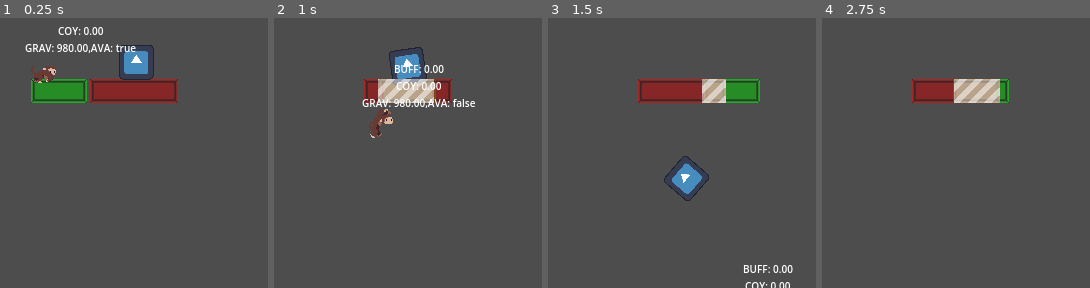
Above: before the commit, frames 1-4 (left to right).
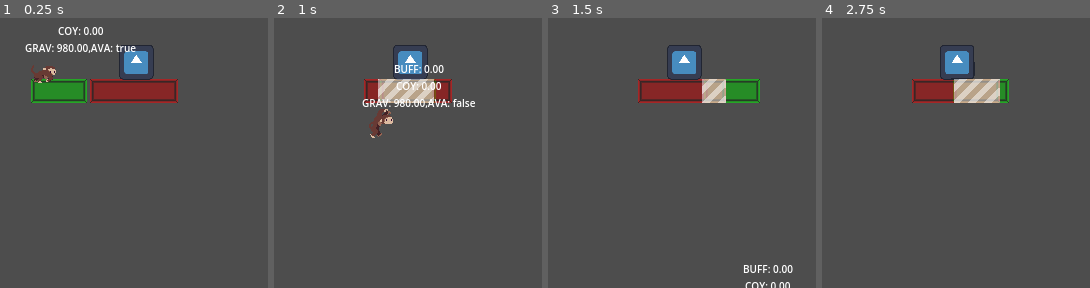
Above: after the commit, the same moments.

Repository: avaxar/phase-reveal
Game: Godot game, scene res://level/level.tscn
Two runs of this game, one before a commit and one after it. Both use one fixed random seed, a clock stepped at 60 frames per second and the inputs below. The engine's default icon, where the game draws it, is replaced by a stand-in: a white triangle on a blue panel in a dark square.
Inputs (mouse positions are in pixels of both pictures, inside the frame that each line leads up to):
- Up to frame 1 (0.25 s): no input
- Up to frame 2 (1 s): move the mouse to (539, 139) at 0.52 s; hold D (right) from 0.53 s (still down); tap W (jump) at 0.77 s
- Up to frame 3 (1.5 s): keep holding D (right); move the mouse to (612, 166) at 1.27 s
- Up to frame 4 (2.75 s): tap W (jump) at 1.52 s; move the mouse to (1028, 93) at 2.02 s; release D (right) at 2.03 s; hold A (left) from 2.03 s (still down)

Frame 1 is identical in both runs. In frame 2, 0.8% of the frame differs, in the area x 42-58%, y 10-25%; in frame 3, 1.9%, in the area x 43-61%, y 10-68%; in frame 4, 1.0%.

Commit message:
Added Physics Layers for the tile set

Diff:
--- a/level/tileset.tres
+++ b/level/tileset.tres
@@ -13,11 +13,17 @@
 21:0/0 = 0
 22:0/0 = 0
 1:1/0 = 0
+1:1/0/physics_layer_0/polygon_0/points = PackedVector2Array(-8, -8, 8, -8, 8, 8, -8, 8)
 2:1/0 = 0
+2:1/0/physics_layer_0/polygon_0/points = PackedVector2Array(-8, -8, 8, -8, 8, 8, -8, 8)
 3:1/0 = 0
+3:1/0/physics_layer_0/polygon_0/points = PackedVector2Array(-8, -8, 8, -8, 8, 8, -8, 8)
 4:1/0 = 0
+4:1/0/physics_layer_0/polygon_0/points = PackedVector2Array(-8, -8, 8, -8, 8, 8, -8, 8)
 5:1/0 = 0
+5:1/0/physics_layer_0/polygon_0/points = PackedVector2Array(-8, -8, 8, -8, 8, 8, -8, 8)
 6:1/0 = 0
+6:1/0/physics_layer_0/polygon_0/points = PackedVector2Array(-8, -8, 8, -8, 8, 8, -8, 8)
 8:1/0 = 0
 9:1/0 = 0
 10:1/0 = 0
@@ -26,66 +32,102 @@
 13:1/0 = 0
 14:1/0 = 0
 16:1/0 = 0
+16:1/0/physics_layer_1/polygon_0/points = PackedVector2Array(-4, -8, -4, 8, -8, 8, -8, -8)
 17:1/0 = 0
+17:1/0/physics_layer_1/polygon_0/points = PackedVector2Array(-8, 4, 8, 4, 8, 8, -8, 8)
 19:1/0 = 0
 20:1/0 = 0
 21:1/0 = 0
 22:1/0 = 0
 1:2/0 = 0
+1:2/0/physics_layer_0/polygon_0/points = PackedVector2Array(-8, -8, 8, -8, 8, 8, -8, 8)
 2:2/0 = 0
+2:2/0/physics_layer_0/polygon_0/points = PackedVector2Array(-8, -8, 8, -8, 8, 8, -8, 8)
 3:2/0 = 0
+3:2/0/physics_layer_0/polygon_0/points = PackedVector2Array(-8, -8, 8, -8, 8, 8, -8, 8)
 4:2/0 = 0
+4:2/0/physics_layer_0/polygon_0/points = PackedVector2Array(-8, -8, 8, -8, 8, 8, -8, 8)
 5:2/0 = 0
+5:2/0/physics_layer_0/polygon_0/points = PackedVector2Array(-8, -8, 8, -8, 8, 8, -8, 8)
 6:2/0 = 0
+6:2/0/physics_layer_0/polygon_0/points = PackedVector2Array(-8, -8, 8, -8, 8, 8, -8, 8)
 11:2/0 = 0
 12:2/0 = 0
 13:2/0 = 0
 14:2/0 = 0
 16:2/0 = 0
+16:2/0/physics_layer_1/polygon_0/points = PackedVector2Array(4, 8, 4, -8, 8, -8, 8, 8)
 17:2/0 = 0
+17:2/0/physics_layer_1/polygon_0/points = PackedVector2Array(8, -4, -8, -4, -8, -8, 8, -8)
 23:2/0 = 0
+23:2/0/physics_layer_0/polygon_0/points = PackedVector2Array(4, 4, 8, 4, 8, 8, 4, 8)
 24:2/0 = 0
+24:2/0/physics_layer_0/polygon_0/points = PackedVector2Array(-8, 4, 8, 4, 8, 8, -8, 8)
 25:2/0 = 0
+25:2/0/physics_layer_0/polygon_0/points = PackedVector2Array(-4, 4, -4, 8, -8, 8, -8, 4)
 1:3/0 = 0
+1:3/0/physics_layer_0/polygon_0/points = PackedVector2Array(-8, -8, 8, -8, 8, 8, -8, 8)
 2:3/0 = 0
+2:3/0/physics_layer_0/polygon_0/points = PackedVector2Array(-8, -8, 8, -8, 8, 8, -8, 8)
 3:3/0 = 0
+3:3/0/physics_layer_0/polygon_0/points = PackedVector2Array(-8, -8, 8, -8, 8, 8, -8, 8)
 4:3/0 = 0
+4:3/0/physics_layer_0/polygon_0/points = PackedVector2Array(-8, -8, 8, -8, 8, 8, -8, 8)
 5:3/0 = 0
+5:3/0/physics_layer_0/polygon_0/points = PackedVector2Array(-8, -8, 8, -8, 8, 8, -8, 8)
 6:3/0 = 0
+6:3/0/physics_layer_0/polygon_0/points = PackedVector2Array(-8, -8, 8, -8, 8, 8, -8, 8)
 8:3/0 = 0
 11:3/0 = 0
 12:3/0 = 0
 13:3/0 = 0
 14:3/0 = 0
 16:3/0 = 0
+16:3/0/physics_layer_1/polygon_0/points = PackedVector2Array(-8, 8, -8, 4, 4, 4, 4, -8, 8, -8, 8, 8)
 17:3/0 = 0
+17:3/0/physics_layer_1/polygon_0/points = PackedVector2Array(-8, -8, -4, -8, -4, 4, 8, 4, 8, 8, -8, 8)
 18:3/0 = 0
 19:3/0 = 0
 20:3/0 = 0
 22:3/0 = 0
 23:3/0 = 0
+23:3/0/physics_layer_0/polygon_0/points = PackedVector2Array(4, 8, 4, -8, 8, -8, 8, 8)
 24:3/0 = 0
 25:3/0 = 0
+25:3/0/physics_layer_0/polygon_0/points = PackedVector2Array(-4, -8, -4, 8, -8, 8, -8, -8)
 1:4/0 = 0
+1:4/0/physics_layer_0/polygon_0/points = PackedVector2Array(-8, -8, 8, -8, 8, 8, -8, 8)
 2:4/0 = 0
+2:4/0/physics_layer_0/polygon_0/points = PackedVector2Array(-8, -8, 8, -8, 8, 8, -8, 8)
 3:4/0 = 0
+3:4/0/physics_layer_0/polygon_0/points = PackedVector2Array(-8, -8, 8, -8, 8, 8, -8, 8)
 4:4/0 = 0
+4:4/0/physics_layer_0/polygon_0/points = PackedVector2Array(-8, -8, 8, -8, 8, 8, -8, 8)
 11:4/0 = 0
 12:4/0 = 0
 13:4/0 = 0
 14:4/0 = 0
 16:4/0 = 0
+16:4/0/physics_layer_1/polygon_0/points = PackedVector2Array(8, 8, 4, 8, 4, -4, -8, -4, -8, -8, 8, -8)
 17:4/0 = 0
+17:4/0/physics_layer_1/polygon_0/points = PackedVector2Array(8, -8, 8, -4, -4, -4, -4, 8, -8, 8, -8, -8)
 18:4/0 = 0
 19:4/0 = 0
 20:4/0 = 0
 23:4/0 = 0
+23:4/0/physics_layer_0/polygon_0/points = PackedVector2Array(4, -4, 4, -8, 8, -8, 8, -4)
 24:4/0 = 0
+24:4/0/physics_layer_0/polygon_0/points = PackedVector2Array(8, -4, -8, -4, -8, -8, 8, -8)
 25:4/0 = 0
+25:4/0/physics_layer_0/polygon_0/points = PackedVector2Array(-4, -4, -8, -4, -8, -8, -4, -8)
 1:5/0 = 0
+1:5/0/physics_layer_0/polygon_0/points = PackedVector2Array(-8, -8, 8, -8, 8, 8, -8, 8)
 2:5/0 = 0
+2:5/0/physics_layer_0/polygon_0/points = PackedVector2Array(-8, -8, 8, -8, 8, 8, -8, 8)
 3:5/0 = 0
+3:5/0/physics_layer_0/polygon_0/points = PackedVector2Array(-8, -8, 8, -8, 8, 8, -8, 8)
 4:5/0 = 0
+4:5/0/physics_layer_0/polygon_0/points = PackedVector2Array(-8, -8, 8, -8, 8, 8, -8, 8)
 11:5/0 = 0
 12:5/0 = 0
 13:5/0 = 0
@@ -95,11 +137,17 @@
 19:5/0 = 0
 20:5/0 = 0
 1:6/0 = 0
+1:6/0/physics_layer_0/polygon_0/points = PackedVector2Array(-8, -8, 8, -8, 8, 8, -8, 8)
 2:6/0 = 0
+2:6/0/physics_layer_0/polygon_0/points = PackedVector2Array(-8, -8, 8, -8, 8, 8, -8, 8)
 3:6/0 = 0
+3:6/0/physics_layer_0/polygon_0/points = PackedVector2Array(-8, -8, 8, -8, 8, 8, -8, 8)
 4:6/0 = 0
+4:6/0/physics_layer_0/polygon_0/points = PackedVector2Array(-8, -8, 8, -8, 8, 8, -8, 8)
 5:6/0 = 0
+5:6/0/physics_layer_0/polygon_0/points = PackedVector2Array(-8, -8, 8, -8, 8, 8, -8, 8)
 6:6/0 = 0
+6:6/0/physics_layer_0/polygon_0/points = PackedVector2Array(-8, -8, 8, -8, 8, 8, -8, 8)
 11:6/0 = 0
 12:6/0 = 0
 13:6/0 = 0
@@ -108,11 +156,17 @@
 24:6/0 = 0
 25:6/0 = 0
 1:7/0 = 0
+1:7/0/physics_layer_0/polygon_0/points = PackedVector2Array(-8, -8, 8, -8, 8, 8, -8, 8)
 3:7/0 = 0
+3:7/0/physics_layer_0/polygon_0/points = PackedVector2Array(-8, -8, 8, -8, 8, 8, -8, 8)
 4:7/0 = 0
+4:7/0/physics_layer_0/polygon_0/points = PackedVector2Array(-8, -8, 8, -8, 8, 8, -8, 8)
 6:7/0 = 0
+6:7/0/physics_layer_0/polygon_0/points = PackedVector2Array(-8, -8, 8, -8, 8, 8, -8, 8)
 7:7/0 = 0
+7:7/0/physics_layer_0/polygon_0/points = PackedVector2Array(-8, -8, 8, -8, 8, 8, -8, 8)
 8:7/0 = 0
+8:7/0/physics_layer_0/polygon_0/points = PackedVector2Array(-8, -8, 8, -8, 8, 8, -8, 8)
 11:7/0 = 0
 12:7/0 = 0
 13:7/0 = 0
@@ -121,28 +175,41 @@
 24:7/0 = 0
 25:7/0 = 0
 1:8/0 = 0
+1:8/0/physics_layer_0/polygon_0/points = PackedVector2Array(-8, -8, 8, -8, 8, 8, -8, 8)
 2:8/0 = 0
+2:8/0/physics_layer_0/polygon_0/points = PackedVector2Array(-8, -8, 8, -8, 8, 8, -8, 8)
 3:8/0 = 0
+3:8/0/physics_layer_0/polygon_0/points = PackedVector2Array(-8, -8, 8, -8, 8, 8, -8, 8)
 4:8/0 = 0
+4:8/0/physics_layer_0/polygon_0/points = PackedVector2Array(-8, -8, 8, -8, 8, 8, -8, 8)
 5:8/0 = 0
+5:8/0/physics_layer_0/polygon_0/points = PackedVector2Array(-8, -8, 8, -8, 8, 8, -8, 8)
 6:8/0 = 0
+6:8/0/physics_layer_0/polygon_0/points = PackedVector2Array(-8, -8, 8, -8, 8, 8, -8, 8)
 16:8/0 = 0
 17:8/0 = 0
 22:8/0 = 0
 23:8/0 = 0
 24:8/0 = 0
 1:9/0 = 0
+1:9/0/physics_layer_0/polygon_0/points = PackedVector2Array(-8, -8, 8, -8, 8, 8, -8, 8)
 2:9/0 = 0
+2:9/0/physics_layer_0/polygon_0/points = PackedVector2Array(-8, -8, 8, -8, 8, 8, -8, 8)
 3:9/0 = 0
+3:9/0/physics_layer_0/polygon_0/points = PackedVector2Array(-8, -8, 8, -8, 8, 8, -8, 8)
 4:9/0 = 0
+4:9/0/physics_layer_0/polygon_0/points = PackedVector2Array(-8, -8, 8, -8, 8, 8, -8, 8)
 5:9/0 = 0
 6:9/0 = 0
 7:9/0 = 0
 8:9/0 = 0
 9:9/0 = 0
 10:9/0 = 0
+10:9/0/physics_layer_0/polygon_0/points = PackedVector2Array(-8, -8, 8, -8, 8, 8, -8, 8)
 11:9/0 = 0
+11:9/0/physics_layer_0/polygon_0/points = PackedVector2Array(-8, -8, 8, -8, 8, 8, -8, 8)
 12:9/0 = 0
+12:9/0/physics_layer_0/polygon_0/points = PackedVector2Array(-8, -8, 8, -8, 8, 8, -8, 8)
 13:9/0 = 0
 14:9/0 = 0
 15:9/0 = 0
@@ -158,16 +225,23 @@
 26:9/0 = 0
 27:9/0 = 0
 1:10/0 = 0
+1:10/0/physics_layer_0/polygon_0/points = PackedVector2Array(-8, -8, 8, -8, 8, 8, -8, 8)
 2:10/0 = 0
+2:10/0/physics_layer_0/polygon_0/points = PackedVector2Array(-8, -8, 8, -8, 8, 8, -8, 8)
 3:10/0 = 0
+3:10/0/physics_layer_0/polygon_0/points = PackedVector2Array(-8, -8, 8, -8, 8, 8, -8, 8)
 4:10/0 = 0
+4:10/0/physics_layer_0/polygon_0/points = PackedVector2Array(-8, -8, 8, -8, 8, 8, -8, 8)
 5:10/0 = 0
 6:10/0 = 0
 7:10/0 = 0
 9:10/0 = 0
 10:10/0 = 0
+10:10/0/physics_layer_0/polygon_0/points = PackedVector2Array(-8, -8, 8, -8, 8, 8, -8, 8)
 11:10/0 = 0
+11:10/0/physics_layer_0/polygon_0/points = PackedVector2Array(-8, -8, 8, -8, 8, 8, -8, 8)
 12:10/0 = 0
+12:10/0/physics_layer_0/polygon_0/points = PackedVector2Array(-8, -8, 8, -8, 8, 8, -8, 8)
 13:10/0 = 0
 14:10/0 = 0
 16:10/0 = 0
@@ -184,17 +258,24 @@
 28:10/0 = 0
 29:10/0 = 0
 1:11/0 = 0
+1:11/0/physics_layer_0/polygon_0/points = PackedVector2Array(0, 0, 8, -8, 8, 8, -8, 8)
 2:11/0 = 0
+2:11/0/physics_layer_0/polygon_0/points = PackedVector2Array(0, 0, 8, 8, -8, 8, -8, -8)
 3:11/0 = 0
+3:11/0/physics_layer_0/polygon_0/points = PackedVector2Array(0, 0, 8, -8, 8, 8, -8, 8)
 4:11/0 = 0
+4:11/0/physics_layer_0/polygon_0/points = PackedVector2Array(0, 0, 8, 8, -8, 8, -8, -8)
 5:11/0 = 0
 6:11/0 = 0
 7:11/0 = 0
 8:11/0 = 0
 9:11/0 = 0
 10:11/0 = 0
+10:11/0/physics_layer_0/polygon_0/points = PackedVector2Array(-8, -8, 8, -8, 8, 8, -8, 8)
 11:11/0 = 0
+11:11/0/physics_layer_0/polygon_0/points = PackedVector2Array(-8, -8, 8, -8, 8, 8, -8, 8)
 12:11/0 = 0
+12:11/0/physics_layer_0/polygon_0/points = PackedVector2Array(-8, -8, 8, -8, 8, 8, -8, 8)
 17:11/0 = 0
 18:11/0 = 0
 19:11/0 = 0
@@ -208,9 +289,13 @@
 27:11/0 = 0
 28:11/0 = 0
 1:12/0 = 0
+1:12/0/physics_layer_0/polygon_0/points = PackedVector2Array(0, 0, -8, -8, 8, -8, 8, 8)
 2:12/0 = 0
+2:12/0/physics_layer_0/polygon_0/points = PackedVector2Array(0, 0, -8, 8, -8, -8, 8, -8)
 3:12/0 = 0
+3:12/0/physics_layer_0/polygon_0/points = PackedVector2Array(0, 0, -8, -8, 8, -8, 8, 8)
 4:12/0 = 0
+4:12/0/physics_layer_0/polygon_0/points = PackedVector2Array(0, 0, -8, 8, -8, -8, 8, -8)
 5:12/0 = 0
 6:12/0 = 0
 7:12/0 = 0
@@ -230,9 +315,17 @@
 28:12/0 = 0
 29:12/0 = 0
 1:13/0 = 0
+1:13/0/physics_layer_0/polygon_0/points = PackedVector2Array(0, 0, 8, -8, 8, 8, -8, 8)
+1:13/0/physics_layer_1/polygon_0/points = PackedVector2Array(-4, 0, 0, -4, 4, -4, 0, 0, -4, 4)
 2:13/0 = 0
+2:13/0/physics_layer_0/polygon_0/points = PackedVector2Array(0, 0, 8, 8, -8, 8, -8, -8)
+2:13/0/physics_layer_1/polygon_0/points = PackedVector2Array(0, -4, 4, 0, 4, 4, 0, 0, -4, -4)
 3:13/0 = 0
+3:13/0/physics_layer_0/polygon_0/points = PackedVector2Array(0, 0, 8, -8, 8, 8, -8, 8)
+3:13/0/physics_layer_1/polygon_0/points = PackedVector2Array(-4, 0, 0, -4, 4, -4, 0, 0, -4, 4)
 4:13/0 = 0
+4:13/0/physics_layer_0/polygon_0/points = PackedVector2Array(0, 0, 8, 8, -8, 8, -8, -8)
+4:13/0/physics_layer_1/polygon_0/points = PackedVector2Array(0, -4, 4, 0, 4, 4, 0, 0, -4, -4)
 7:13/0 = 0
 9:13/0 = 0
 11:13/0 = 0
@@ -253,9 +346,17 @@
 28:13/0 = 0
 29:13/0 = 0
 1:14/0 = 0
+1:14/0/physics_layer_0/polygon_0/points = PackedVector2Array(0, 0, -8, -8, 8, -8, 8, 8)
+1:14/0/physics_layer_1/polygon_0/points = PackedVector2Array(0, 4, -4, 0, -4, -4, 0, 0, 4, 4)
 2:14/0 = 0
+2:14/0/physics_layer_0/polygon_0/points = PackedVector2Array(0, 0, -8, 8, -8, -8, 8, -8)
+2:14/0/physics_layer_1/polygon_0/points = PackedVector2Array(4, 0, 0, 4, -4, 4, 0, 0, 4, -4)
 3:14/0 = 0
+3:14/0/physics_layer_0/polygon_0/points = PackedVector2Array(0, 0, -8, -8, 8, -8, 8, 8)
+3:14/0/physics_layer_1/polygon_0/points = PackedVector2Array(0, 4, -4, 0, -4, -4, 0, 0, 4, 4)
 4:14/0 = 0
+4:14/0/physics_layer_0/polygon_0/points = PackedVector2Array(0, 0, -8, 8, -8, -8, 8, -8)
+4:14/0/physics_layer_1/polygon_0/points = PackedVector2Array(4, 0, 0, 4, -4, 4, 0, 0, 4, -4)
 7:14/0 = 0
 8:14/0 = 0
 9:14/0 = 0
@@ -289,4 +390,7 @@
 27:15/0 = 0
 
 [resource]
+physics_layer_0/collision_layer = 1
+physics_layer_1/collision_layer = 2
+physics_layer_1/collision_mask = 2
 sources/0 = SubResource("TileSetAtlasSource_g6068")
--- a/ui/title_screen/title_screen.tscn
+++ b/ui/title_screen/title_screen.tscn
@@ -93,7 +93,7 @@
 [node name="CreditsButton" parent="CreditsContainer/CircularContainer" unique_id=898324290 instance=ExtResource("6_1djn3")]
 layout_mode = 2
 scale_size = Vector2(1.25, 1.25)
-label_text = "Ryan Ethan Halim"
+label_text = "R. Ethan Halim"
 
 [node name="CreditsButton2" parent="CreditsContainer/CircularContainer" unique_id=2141593416 instance=ExtResource("6_1djn3")]
 layout_mode = 2
Binary file added: ui/buttons/gnu-unifont.otf
Not shown, added: ui/buttons/gnu-unifont.otf.import
